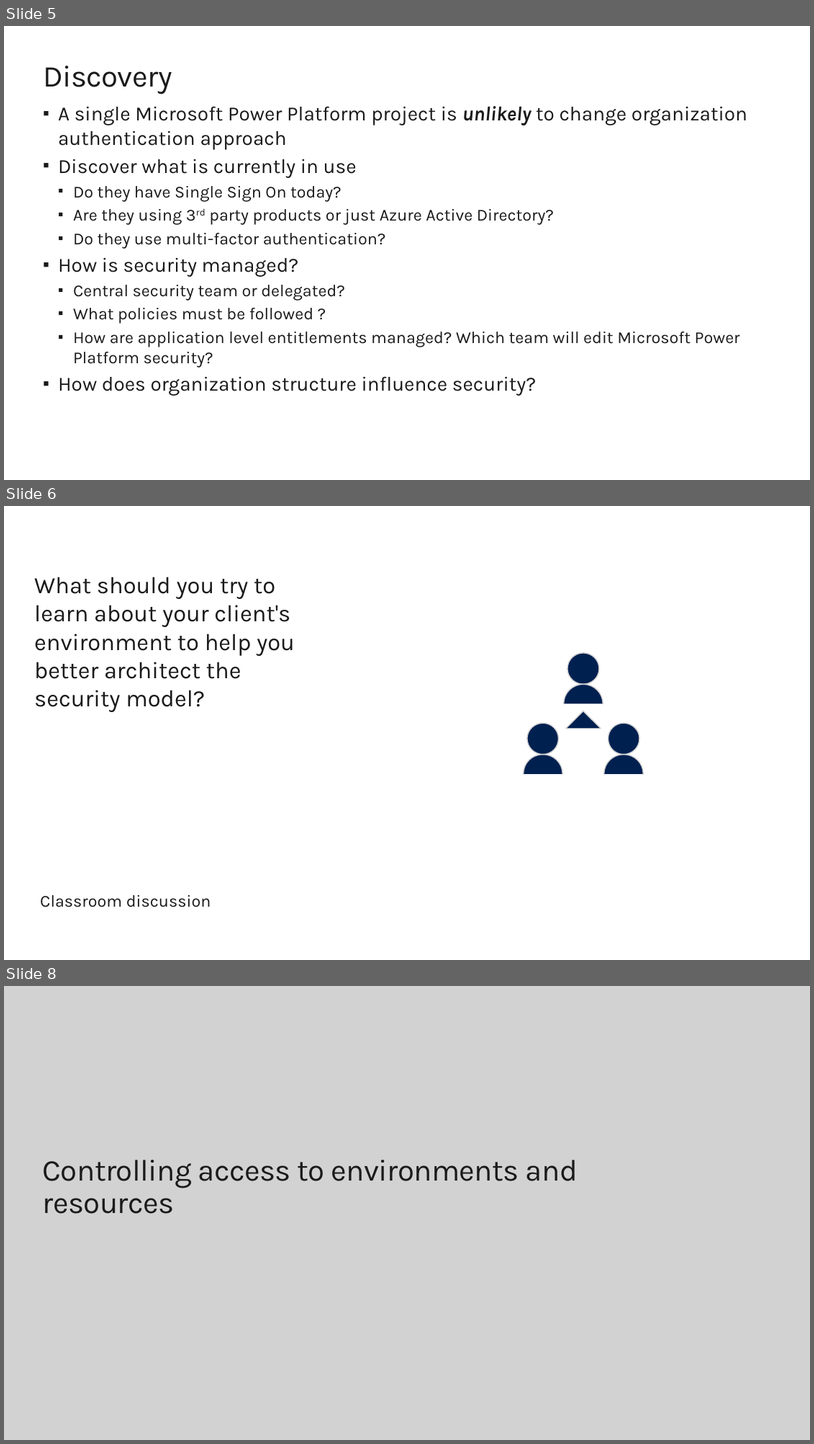
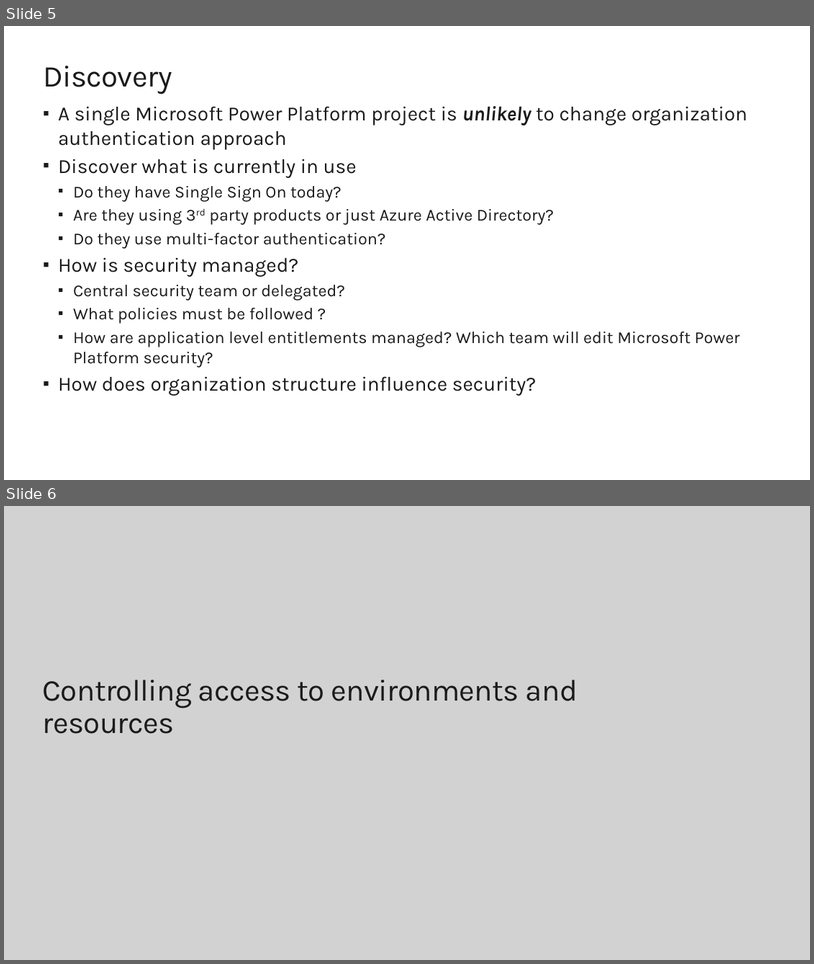
Before and after one commit to sumiticfai196/Batch-23-EY, a slide deck: M10 Security Modeling.pptx. Shown one above the other, each under a label of ours: slides 5, 6 and 8 before the commit, slides 5 and 6 after it; the slides between them are not shown. The pictures are 814x1444 and 814x964 pixels, drawn with LibreOffice and Linux fonts; fonts in the diff are those of the drawing; background and template pictures are left out. Boxes give left, top, right and bottom in pixels: in the first picture for what was removed or moved away, otherwise in the second. Text is boxed around its words. In the diff, an @@ line names an element or a change of style, - is before the commit and + after.

```diff
--- a/M10 Security Modeling.pptx
+++ b/M10 Security Modeling.pptx
@@ slide 6 removed at box(4, 506, 810, 960), background #FFFFFF @@
@@ title removed at box(34, 577, 295, 712) @@
-What should you try to learn about your client's environment to help you better architect the security model?
@@ freeform shape removed at box(524, 653, 643, 774) @@
@@ text removed at box(40, 895, 211, 907) @@
-Classroom discussion
@@ what was slide 8 is now slide 6 @@
```
Also in this commit, not shown: 13 other slides removed, 2 other files.
